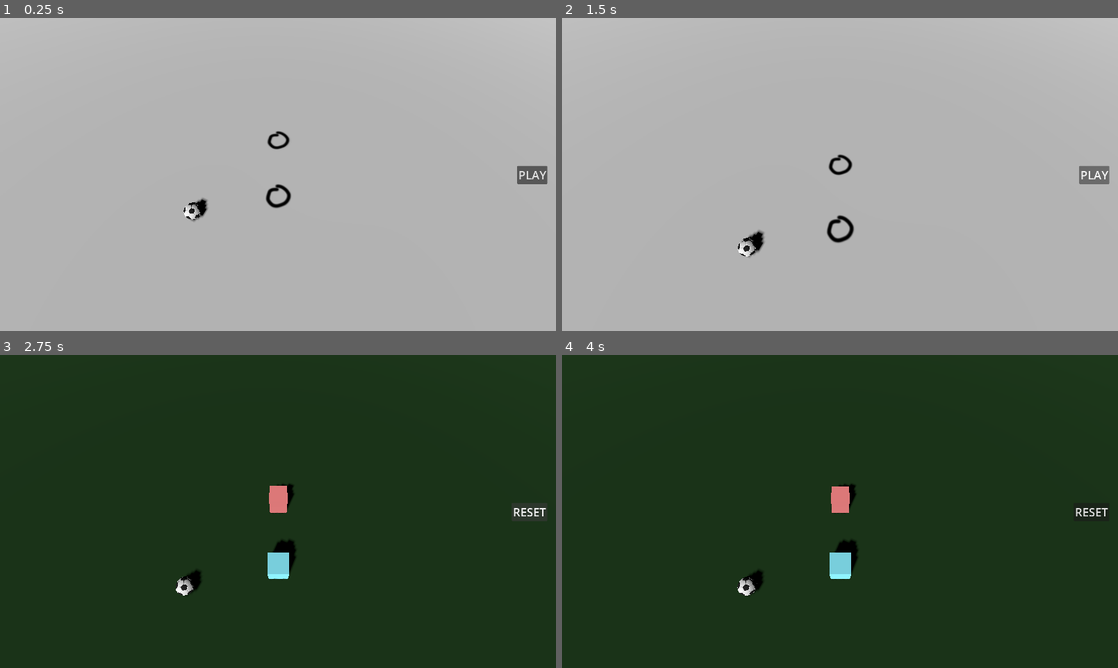
Above: before the commit, frames 1-4 (two rows, left to right).
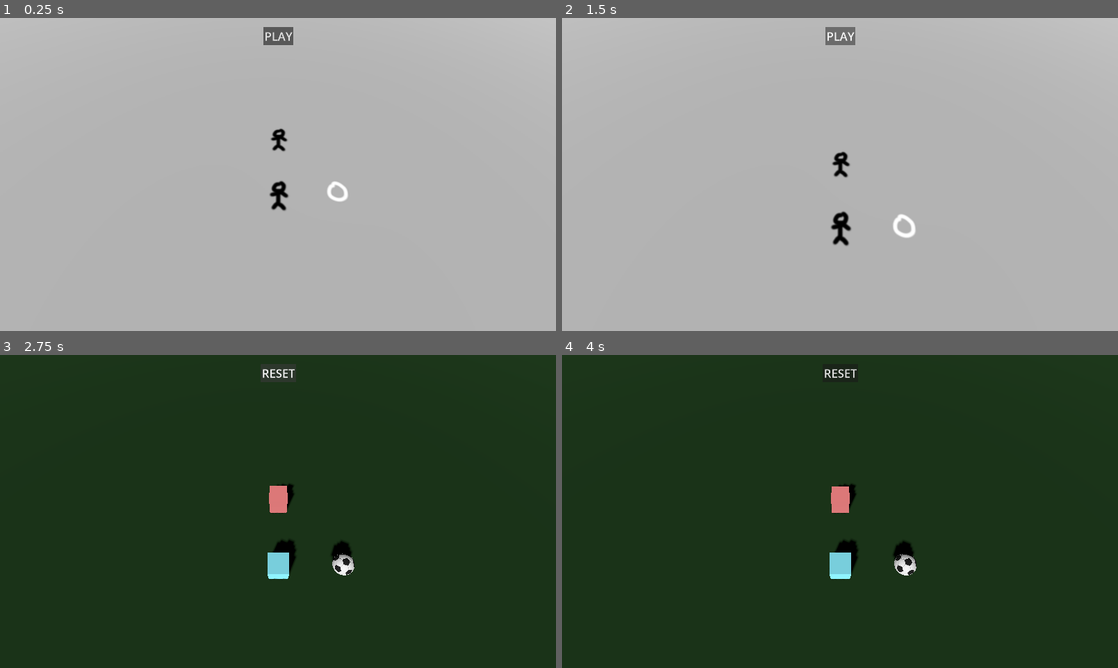
Above: after the commit, the same moments.

Repository: sundowns/gmtk-2025
Game: Godot game, scene res://game.tscn
Two runs of this game, one before a commit and one after it. Both use one fixed random seed, a clock stepped at 60 frames per second and the inputs below.
Inputs (mouse positions are in pixels of both pictures, inside the frame that each line leads up to):
- Up to frame 1 (0.25 s): no input
- Up to frame 2 (1.5 s): click "PLAY" at 0.5 s; click "RESET" at 1.25 s
- Up to frame 3 (2.75 s): click "PLAY" at 2 s
- Up to frame 4 (4 s): tap Enter (start_recording) at 2.75, 3.5, 3.6 s; move the mouse to (962, 495) at 2.77 s; press the mouse at (962, 495) at 2.78 s; hold D (move_right) 2.78-3.53 s; move the mouse to (728, 527) at 3.52 s; release the mouse at (728, 527) at 3.53 s; hold S (move_down) from 3.53 s (still down)

The runs differ from the first frame. In frame 1, 1.4% of the frame differs, in the area x 33-99%, y 2-66%; in frame 2, 1.5%, in the area x 31-99%, y 2-77%; in frame 3, 0.7%; in frame 4, 0.7%.

Commit message:
player sprites, nicer camera, some other shit idk

Diff:
--- a/entities/ball/ball.gd
+++ b/entities/ball/ball.gd
@@ -1,2 +1,23 @@
 extends Node3D
 class_name Ball
+
+@onready var planning: Node3D = $"Planning"
+@onready var replay: Node3D = $"Replay"
+
+func _ready() -> void:
+	Events.game_mode_changed.connect(on_game_mode_changed)
+
+func on_game_mode_changed(mode: GameModeManager.GameMode) -> void:
+	match mode:
+		GameModeManager.GameMode.PLANNING:
+			enter_planning_mode()
+		GameModeManager.GameMode.REPLAY:
+			enter_replay_mode()
+
+func enter_replay_mode() -> void:
+	replay.visible = true
+	planning.visible = false
+
+func enter_planning_mode() -> void:
+	replay.visible = false
+	planning.visible = true
--- a/entities/ball/ball.tscn
+++ b/entities/ball/ball.tscn
@@ -1,8 +1,22 @@
-[gd_scene load_steps=3 format=3 uid="uid://c63estoyrs8lb"]
+[gd_scene load_steps=4 format=3 uid="uid://820pa6y7324j"]
 
 [ext_resource type="PackedScene" uid="uid://ci66hly5cggui" path="res://assets/Simple soccer football.glb" id="1_8kf32"]
 [ext_resource type="Script" uid="uid://c28k3jmt6c88q" path="res://entities/ball/ball.gd" id="2_f8axv"]
+[ext_resource type="Texture2D" uid="uid://bld3r0f8o04bh" path="res://assets/ball-planning.png" id="2_w5wpn"]
 
-[node name="Ball" instance=ExtResource("1_8kf32")]
-transform = Transform3D(0.3, 0, 0, 0, 0.3, 0, 0, 0, 0.3, 0, 0, 0)
+[node name="Ball" type="Node3D"]
 script = ExtResource("2_f8axv")
+
+[node name="Planning" type="Node3D" parent="."]
+
+[node name="Sprite3D" type="Sprite3D" parent="Planning"]
+transform = Transform3D(1, 0, 0, 0, 1, 0, 0, 0, 1, 0, 0.17, 0)
+cast_shadow = 0
+pixel_size = 0.0035
+axis = 1
+texture = ExtResource("2_w5wpn")
+
+[node name="Replay" type="Node3D" parent="."]
+
+[node name="Simple soccer football" parent="Replay" instance=ExtResource("1_8kf32")]
+transform = Transform3D(0.35, 0, 0, 0, 0.35, 0, 0, 0, 0.35, 0, 0.256362, 0)
--- a/entities/camera/camera_controller.gd
+++ b/entities/camera/camera_controller.gd
@@ -28,6 +28,19 @@
 func planning_mode_update(delta: float):
 	if (target != null):
 		move_towards_target_position(target.global_position, delta)
+	else:
+		var velocity: Vector3 = Vector3.ZERO
+		if Input.is_action_pressed("move_left"):
+			velocity -= Vector3(1, 0, 0)
+		if Input.is_action_pressed("move_right"):
+			velocity += Vector3(1, 0, 0)
+		if Input.is_action_pressed("move_up"):
+			velocity -= Vector3(0, 0, 1)
+		if Input.is_action_pressed("move_down"):
+			velocity += Vector3(0, 0, 1)
+
+		if velocity.length() > 0:
+			global_position += velocity.normalized() * move_speed * delta
 
 func replay_mode_update(delta: float):
 	var count: int = 0
--- a/entities/player/Player.tscn
+++ b/entities/player/Player.tscn
@@ -23,7 +23,7 @@
 [node name="Sprite3D" type="Sprite3D" parent="Planning"]
 transform = Transform3D(1, 0, 0, 0, 1, 0, 0, 0, 1, 0, 0.170185, 0)
 cast_shadow = 0
-pixel_size = 0.003
+pixel_size = 0.004
 axis = 1
 texture = ExtResource("2_453mm")
 
--- /dev/null
+++ b/ui/replay_ui.tscn
@@ -0,0 +1,21 @@
+[gd_scene load_steps=2 format=3 uid="uid://ppgfw75shdwk"]
+
+[ext_resource type="Script" uid="uid://baumeka7cb6o" path="res://ui/replayui.gd" id="1_nsr1o"]
+
+[node name="ReplayUI" type="Control"]
+layout_mode = 3
+anchors_preset = 0
+script = ExtResource("1_nsr1o")
+
+[node name="Button" type="Button" parent="."]
+layout_mode = 1
+anchors_preset = 15
+anchor_right = 1.0
+anchor_bottom = 1.0
+grow_horizontal = 2
+grow_vertical = 2
+focus_mode = 0
+theme_override_font_sizes/font_size = 40
+text = "Play"
+
+[connection signal="pressed" from="Button" to="." method="_on_button_pressed"]
--- a/ui/replay_button.gd
+++ b/ui/replayui.gd
@@ -1,5 +1,7 @@
-extends Button
-class_name ReplayButton
+extends Control
+class_name ReplayUi
+
+@onready var button: Button = $Button
 
 func _ready() -> void:
 	focus_mode = Control.FOCUS_NONE
@@ -8,9 +10,9 @@
 func _on_game_mode_changed(mode: GameModeManager.GameMode):
 	match mode:
 		GameModeManager.GameMode.PLANNING:
-			text = "PLAY"
+			button.text = "PLAY"
 		GameModeManager.GameMode.REPLAY:
-			text = "RESET"
+			button.text = "RESET"
 
-func _on_pressed() -> void:
+func _on_button_pressed() -> void:
 	GameModeManager.toggle_game_mode()
--- a/ui/ui_layer.tscn
+++ b/ui/ui_layer.tscn
@@ -1,7 +1,7 @@
 [gd_scene load_steps=3 format=3 uid="uid://bkcsengb0i64i"]
 
-[ext_resource type="Script" uid="uid://4xmvc66qmcxc" path="res://ui/replay_button.gd" id="2_00rn6"]
 [ext_resource type="PackedScene" uid="uid://chijsak3mwkre" path="res://ui/recording_ui.tscn" id="2_xqqt7"]
+[ext_resource type="PackedScene" uid="uid://ppgfw75shdwk" path="res://ui/replay_ui.tscn" id="3_00rn6"]
 
 [node name="UILayer" type="CanvasLayer"]
 
@@ -24,23 +24,15 @@
 [node name="RecordingUI" parent="BottomMiddle" instance=ExtResource("2_xqqt7")]
 layout_mode = 2
 
-[node name="MiddleRight" type="MarginContainer" parent="."]
-anchors_preset = 6
-anchor_left = 1.0
-anchor_top = 0.5
-anchor_right = 1.0
-anchor_bottom = 0.5
-offset_left = -40.0
-offset_top = -20.0
-offset_bottom = 20.0
-grow_horizontal = 0
-grow_vertical = 2
-theme_override_constants/margin_right = 30
+[node name="TopMiddle" type="MarginContainer" parent="."]
+anchors_preset = 5
+anchor_left = 0.5
+anchor_right = 0.5
+offset_left = -30.0
+offset_right = 30.0
+offset_bottom = 40.0
+grow_horizontal = 2
+theme_override_constants/margin_top = 60
 
-[node name="ReplayButton" type="Button" parent="MiddleRight"]
+[node name="ReplayUI" parent="TopMiddle" instance=ExtResource("3_00rn6")]
 layout_mode = 2
-theme_override_font_sizes/font_size = 40
-text = "PLAY"
-script = ExtResource("2_00rn6")
-
-[connection signal="pressed" from="MiddleRight/ReplayButton" to="MiddleRight/ReplayButton" method="_on_pressed"]
--- a/world.tscn
+++ b/world.tscn
@@ -15,6 +15,9 @@
 [node name="Player2" parent="Entities" instance=ExtResource("2_fj7yv")]
 colour = Color(0.54, 0.938667, 1, 1)
 
+[node name="Ball" parent="Entities" instance=ExtResource("2_tlwt5")]
+transform = Transform3D(1, 0, 0, 0, 1, 0, 0, 0, 1, 1.55322, 0.334901, 0)
+
 [node name="Geometry" type="Node3D" parent="."]
 
 [node name="Pitch" parent="Geometry" instance=ExtResource("2_js7pq")]
@@ -24,6 +27,3 @@
 shadow_enabled = true
 
 [node name="Camera3D" parent="." instance=ExtResource("1_f3sb7")]
-
-[node name="Ball" parent="." instance=ExtResource("2_tlwt5")]
-transform = Transform3D(0.3, 0, 0, 0, 0.21392, 0.210329, 0, -0.210329, 0.21392, -2.26778, 0.247167, 0.448275)
Binary file added: assets/ball-planning.png
Not shown, added: assets/ball-planning.png.import
Binary file changed: assets/player-planning.png
Not shown, removed: ui/replay_button.gd.uid
Not shown, added: ui/replayui.gd.uid
Not shown: 1 places in world.tscn that only renumber resources
Not shown, changed: assets/raw/player-planning.xcf
